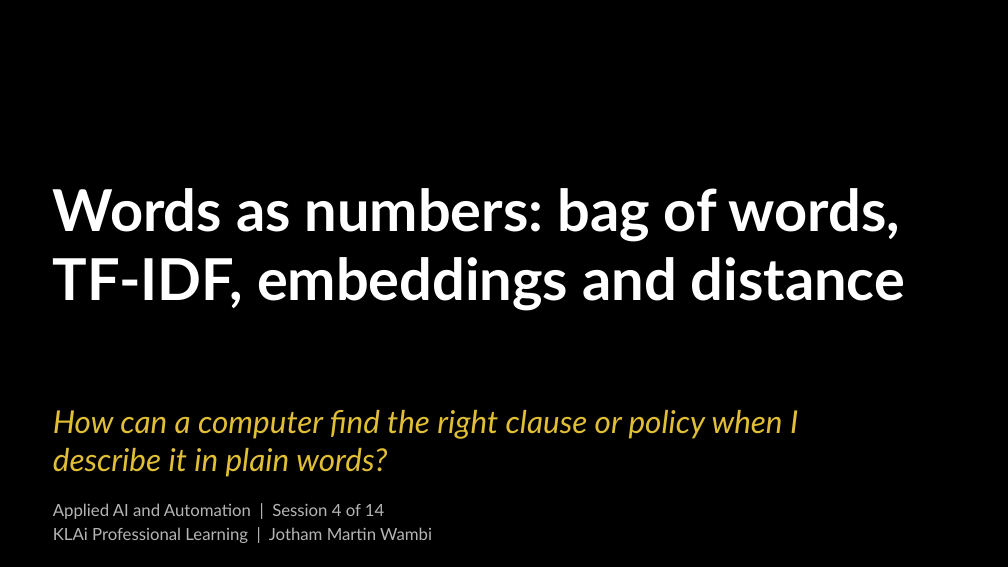
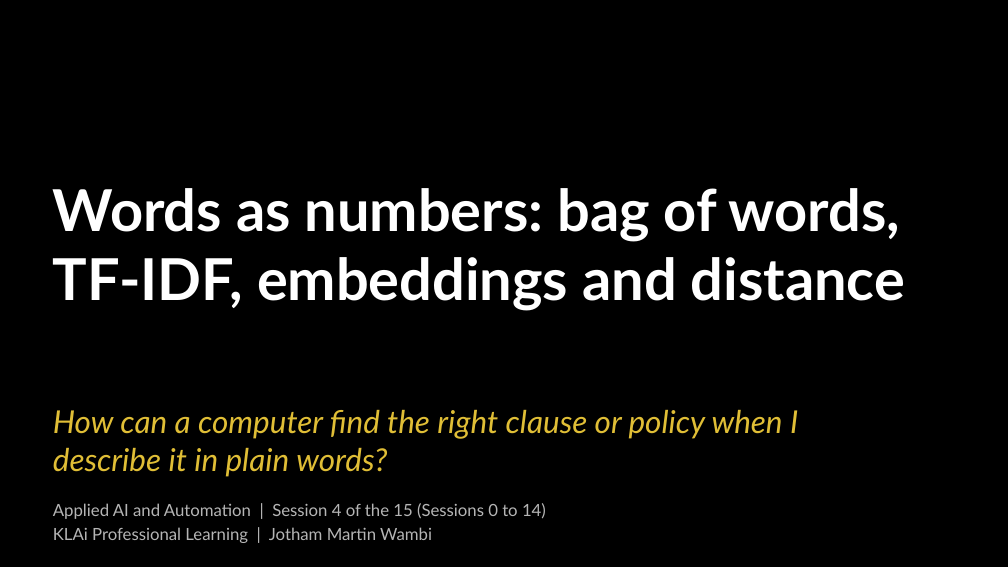
Before and after one commit to Jotham566/teaching-material, a slide deck: slide 1 of Professional_AI_Training/Business_AI/Applied AI and Automation - Executive Edition/02 Class Slides/04 - Words as numbers bag of words, TF-IDF, embeddings and distance.pptx. Drawn at 1008x567 pixels with LibreOffice and Linux fonts; fonts in the diff are those of the drawing; background and template pictures are left out. Boxes give left, top, right and bottom in pixels: in the first picture for what was removed or moved away, otherwise in the second. Text is boxed around its words. In the diff, an @@ line names an element or a change of style, - is before the commit and + after.

```diff
--- a/Professional_AI_Training/Business_AI/Applied AI and Automation - Executive Edition/02 Class Slides/04 - Words as numbers bag of words, TF-IDF, embeddings and distance.pptx
+++ b/Professional_AI_Training/Business_AI/Applied AI and Automation - Executive Edition/02 Class Slides/04 - Words as numbers bag of words, TF-IDF, embeddings and distance.pptx
@@ text at <box>53,503,546,519</box>: text changed @@
-Applied AI and Automation | Session 4 of 14
+Applied AI and Automation | Session 4 of the 15 (Sessions 0 to 14)
```
Also in this commit, not shown: 1 other slide changed, 50 other files.
